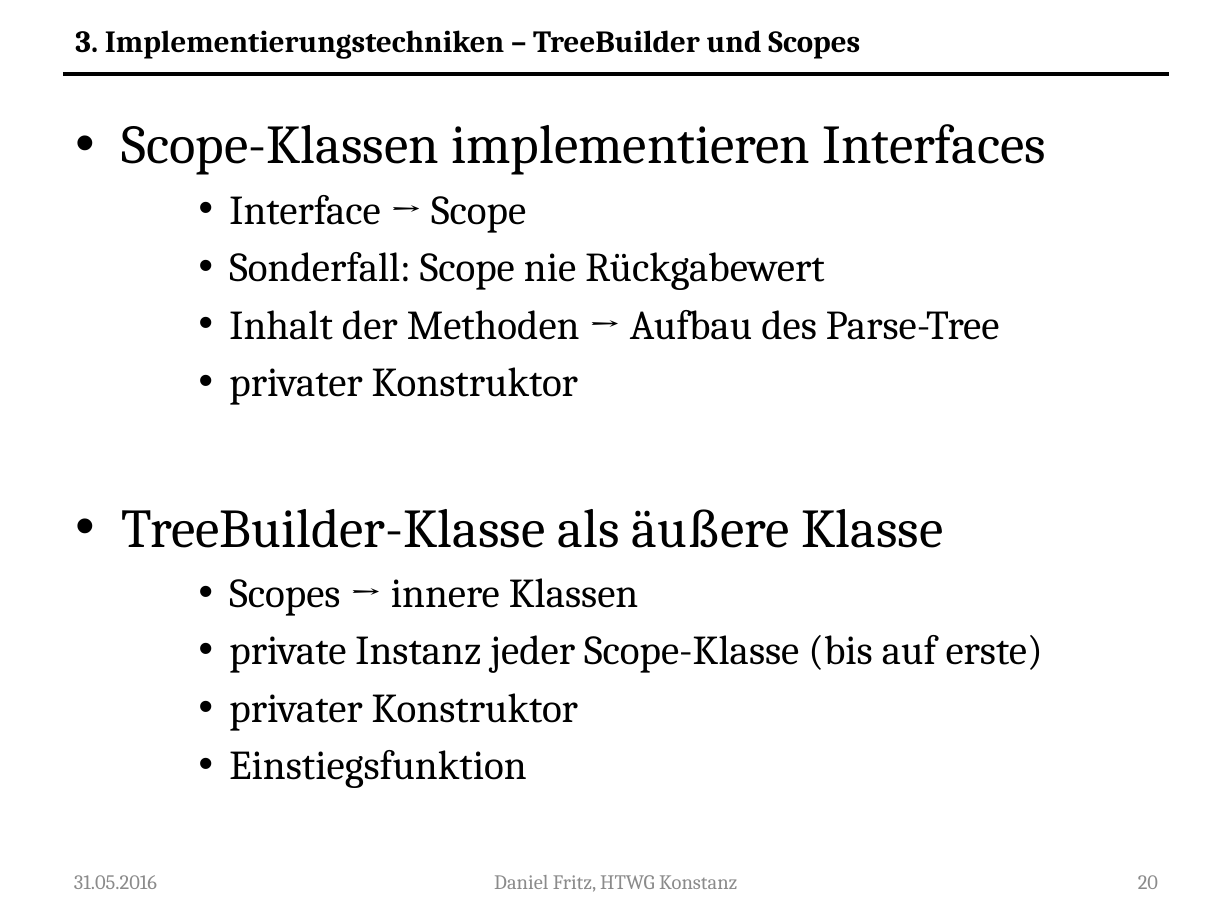
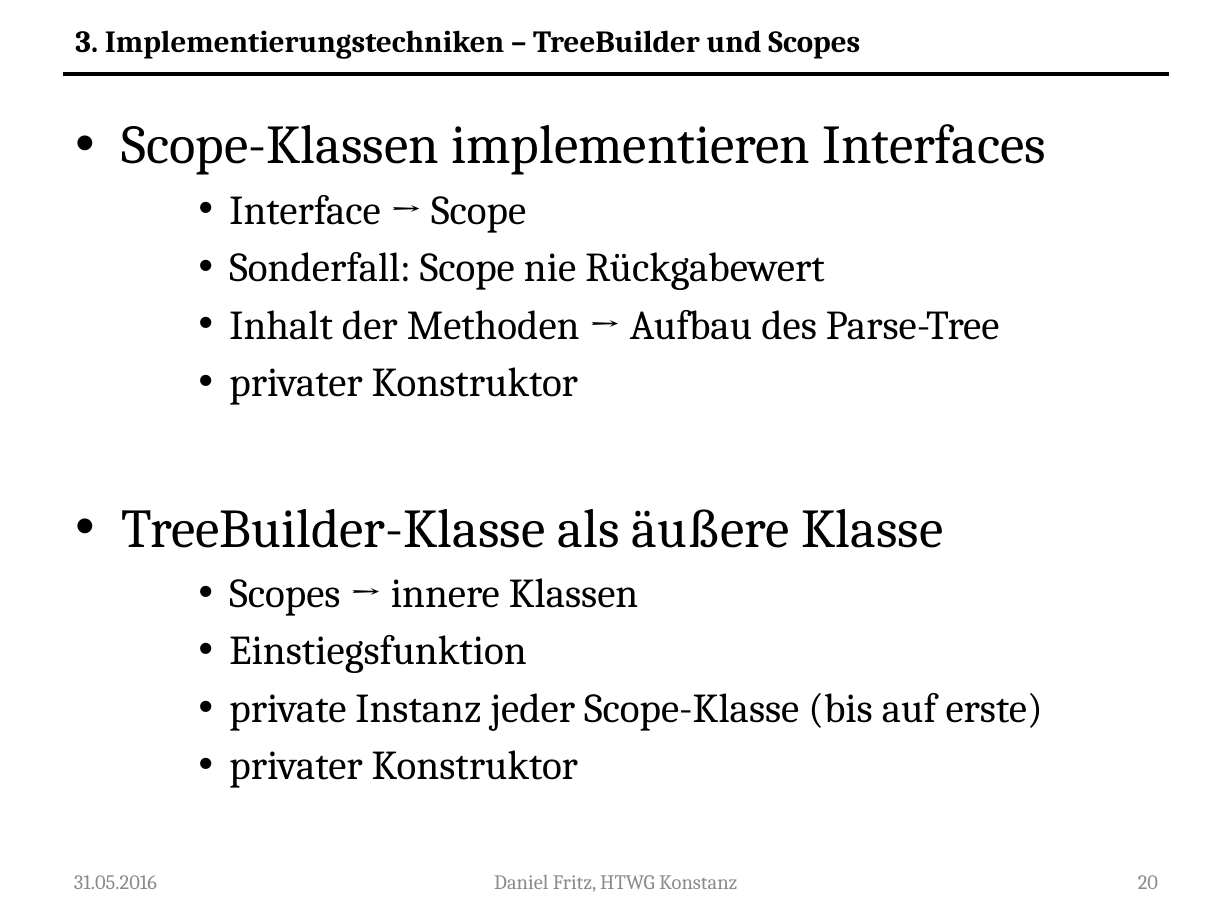
Before and after one commit to Guldenbart/MA, a slide deck: slide 20 of ppt/MA_neu.pptx. Drawn at 1232x924 pixels with LibreOffice and Linux fonts; fonts in the diff are those of the drawing. Boxes give left, top, right and bottom in pixels: in the first picture for what was removed or moved away, otherwise in the second. Text is boxed around its words. In the diff, an @@ line names an element or a change of style, - is before the commit and + after.

```diff
--- a/ppt/MA_neu.pptx
+++ b/ppt/MA_neu.pptx
@@ text at (229,635,526,673): paragraph added @@
+    • Einstiegsfunktion
@@ text at (229,750,526,788): paragraph removed @@
-    • Einstiegsfunktion
```
Also in this commit, not shown: 2 other slides changed.
